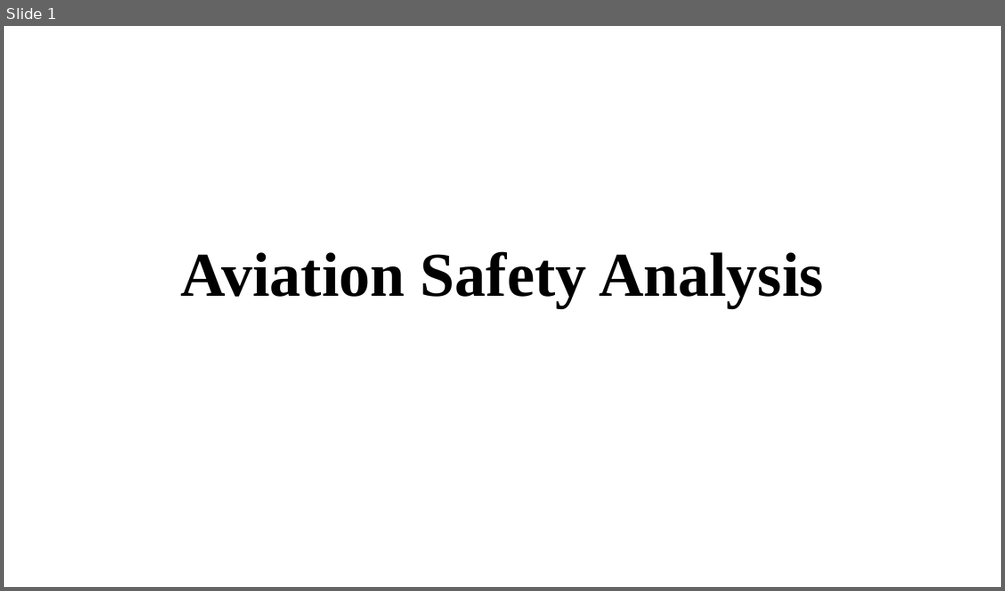
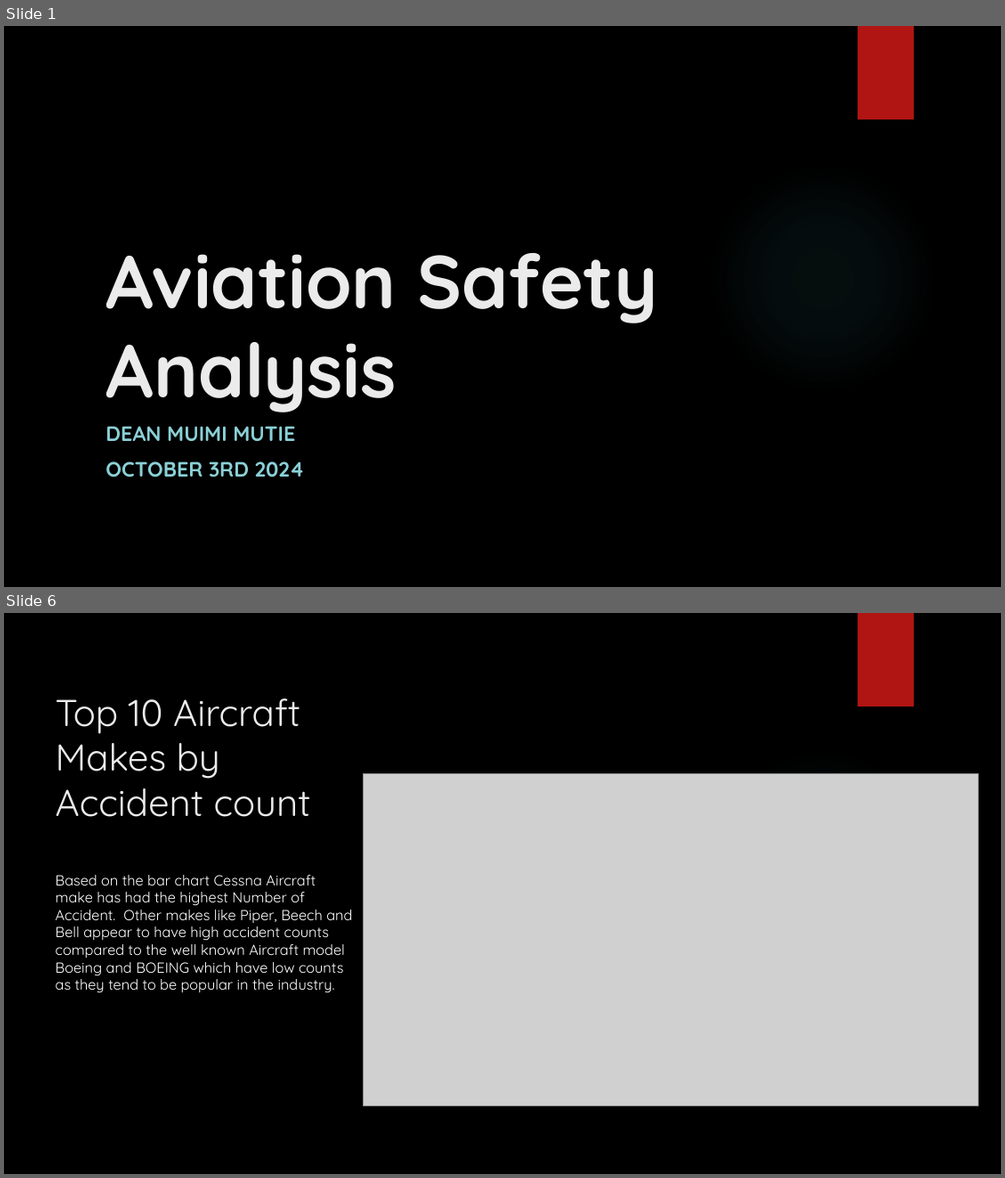
Before and after one commit to muimidean/aviation_safety_analysis, a slide deck: Aviation_Safety_Analysis_Presentation.pptx. Shown one above the other, each under a label of ours: slide 1 before the commit, slides 1 and 6 after it; the slides between them are not shown. The pictures are 1005x591 and 1005x1178 pixels, drawn with LibreOffice and Linux fonts; fonts in the diff are those of the drawing; grey boxes stand for pictures; background and template pictures are left out. Boxes give left, top, right and bottom in pixels: in the first picture for what was removed or moved away, otherwise in the second. Text is boxed around its words. In the diff, an @@ line names an element or a change of style, - is before the commit and + after.

```diff
--- a/Aviation_Safety_Analysis_Presentation.pptx
+++ b/Aviation_Safety_Analysis_Presentation.pptx
@@ slide 6 added at (4,613,1001,1174), background picture (left out); not listed: 2 template elements that a slide beside it also shows @@
@@ title added at (56,698,311,817), 36 pt, text #EBEBEB @@
+Top 10 Aircraft Makes by Accident count
@@ picture added at (363,774,979,1106) @@
@@ text added at (56,875,352,993), 14 pt, text #FFFFFF @@
+Based on the bar chart Cessna Aircraft make has had the highest Number of Accident. Other makes like Piper, Beech and Bell appear to have high accident counts compared to the well known Aircraft model Boeing and BOEING which have low counts as they tend to be popular in the industry.
@@ slide 1 changed as well @@
@@ background #FFFFFF to picture (left out) @@
@@ rectangle added at (858,26,914,119), fill #B01513 @@
@@ title "Aviation Safety Analysis": place and size @@
-title "Aviation Safety Analysis" at (181,251,824,308)
+title "Aviation Safety Analysis" at (105,253,658,412)
@@ title "Aviation Safety Analysis" at (105,253,658,412): size 60 to 72 pt, font Times New Roman to Quicksand, text colour #000000 to #EBEBEB; alignment centre to left; line spacing 0.9 to 1 @@
@@ ellipse added at (708,163,938,394), fill gradient #50B9C1 @@
@@ subtitle added at (105,426,305,477), 20 pt, text #8AD0D6, bold @@
+DEAN MUIMI MUTIE
+OCTOBER 3RD 2024
```
Also in this commit, not shown: 2 other slides changed, 8 other slides added, 2 slides removed.
